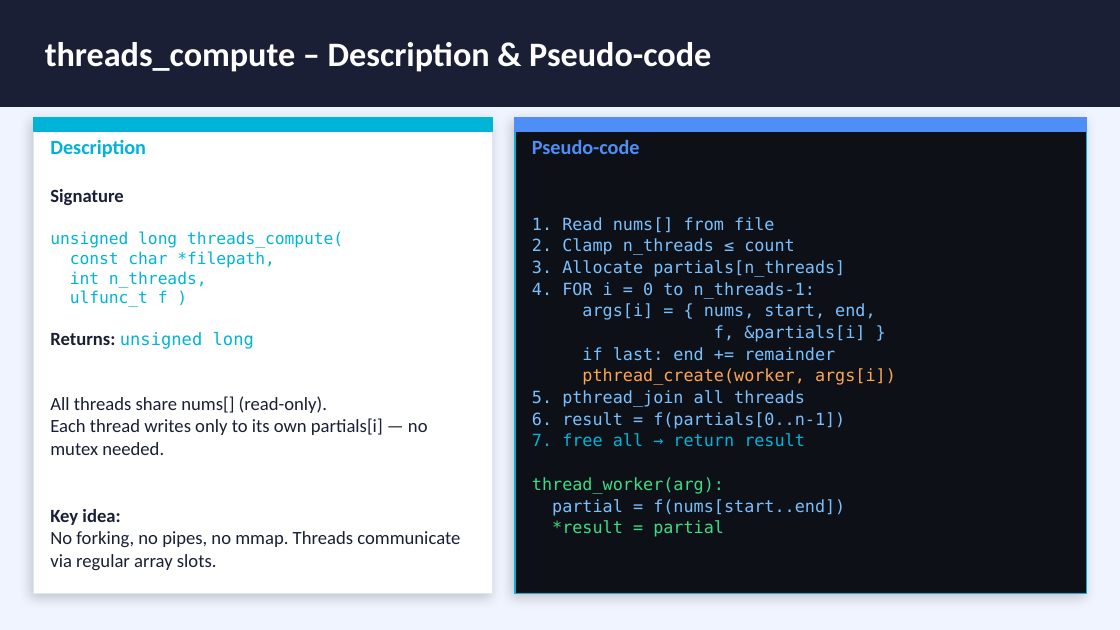
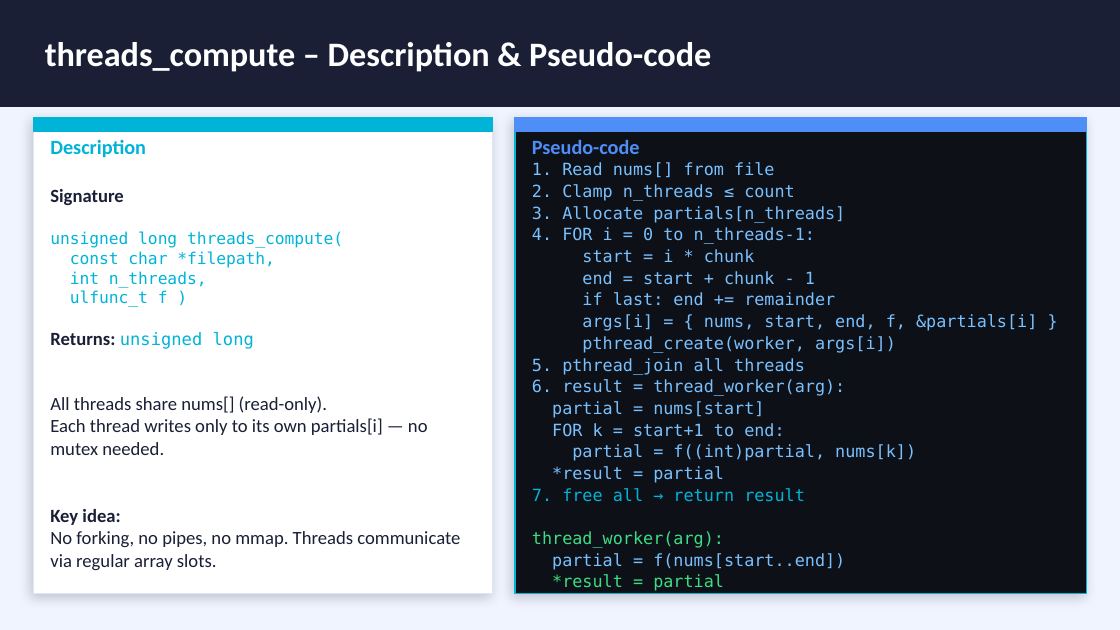
Before and after one commit to Sama3mad/Project-5---IPC-via-Shared-Memory-POSIX-Threads-, a slide deck: slide 5 of project_slides.pptx. Drawn at 1120x630 pixels with LibreOffice and Linux fonts; fonts in the diff are those of the drawing. Boxes give left, top, right and bottom in pixels: in the first picture for what was removed or moved away, otherwise in the second. Text is boxed around its words. In the diff, an @@ line names an element or a change of style, - is before the commit and + after.

Commit message:
fixing mmap and threads compute functions

```diff
--- a/project_slides.pptx
+++ b/project_slides.pptx
@@ text at box(582, 249, 815, 285): text changed @@
-args[i] = { nums, start, end,
-f, &partials[i] }
+start = i * chunk
+end = start + chunk - 1
@@ text at box(582, 314, 1037, 331): paragraph added @@
+args[i] = { nums, start, end, f, &partials[i] }
@@ text at box(582, 336, 896, 353): text colour #FFA552 to #79C0FF in "pthread_create(worker, args[i])" @@
@@ text at box(532, 379, 916, 483): text changed @@
-6. result = f(partials[0..n-1])
+6. result = thread_worker(arg):
+partial = nums[start]
+FOR k = start+1 to end:
+partial = f((int)partial, nums[k])
+*result = partial
```
Also in this commit, not shown: 1 other slide changed, 9 other files.
